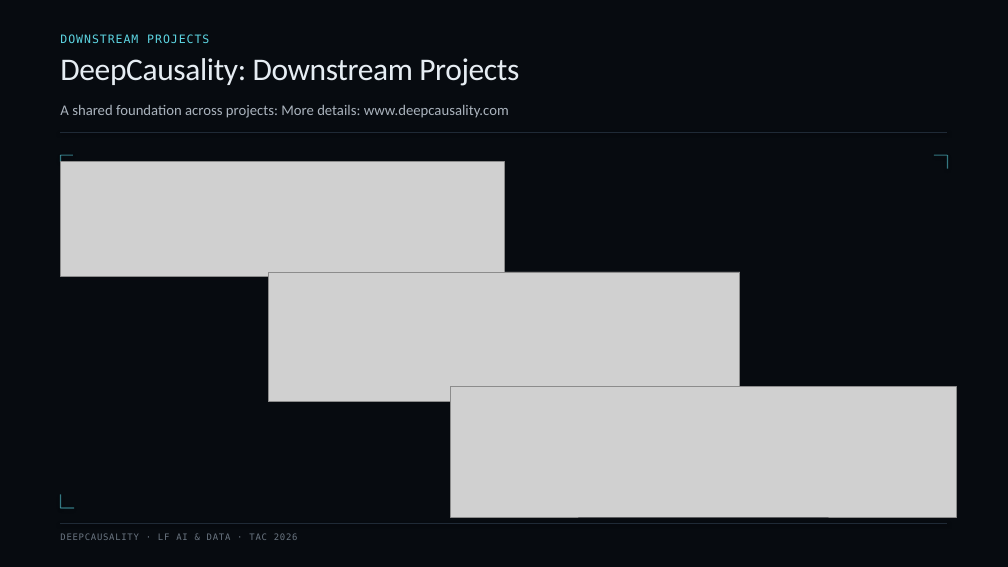
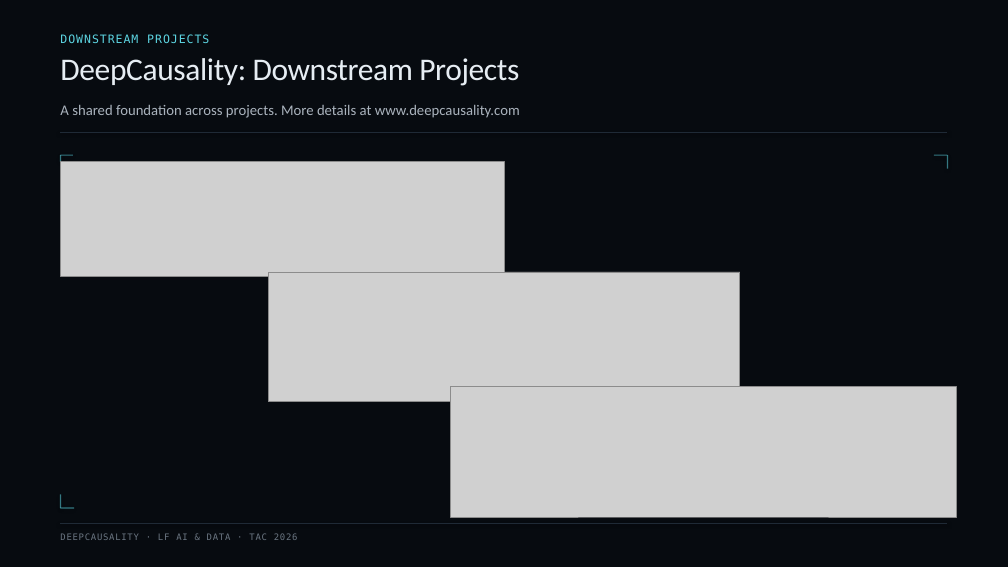
Before and after one commit to deepcausality-rs/deep_causality, a slide deck: slide 10 of docs/LF/slides/LF_2026/DeepCausality_TAC_2026.pptx. Drawn at 1008x567 pixels with LibreOffice and Linux fonts; fonts in the diff are those of the drawing; grey boxes stand for pictures. Boxes give left, top, right and bottom in pixels: in the first picture for what was removed or moved away, otherwise in the second. Text is boxed around its words. In the diff, an @@ line names an element or a change of style, - is before the commit and + after.

```diff
--- a/docs/LF/slides/LF_2026/DeepCausality_TAC_2026.pptx
+++ b/docs/LF/slides/LF_2026/DeepCausality_TAC_2026.pptx
@@ text at bbox=[60, 105, 520, 118]: text changed @@
-A shared foundation across projects: More details: www.deepcausality.com
+A shared foundation across projects. More details at www.deepcausality.com
```
Also in this commit, not shown: 9 other slides changed, 2 other files.
